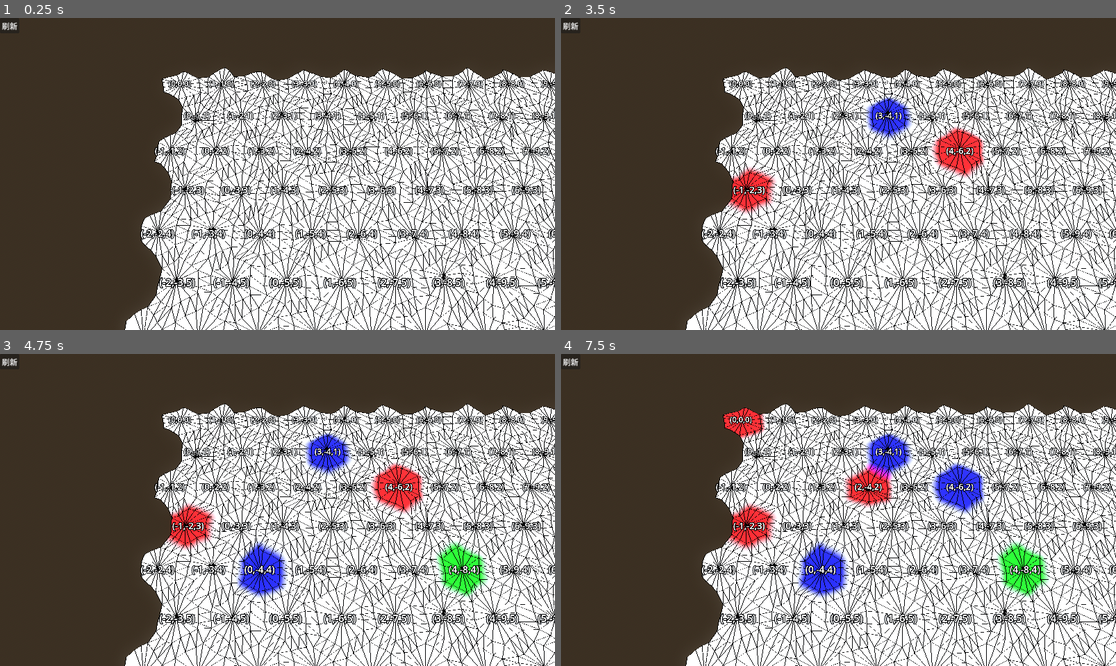
Above: before the commit, frames 1-4 (two rows, left to right).
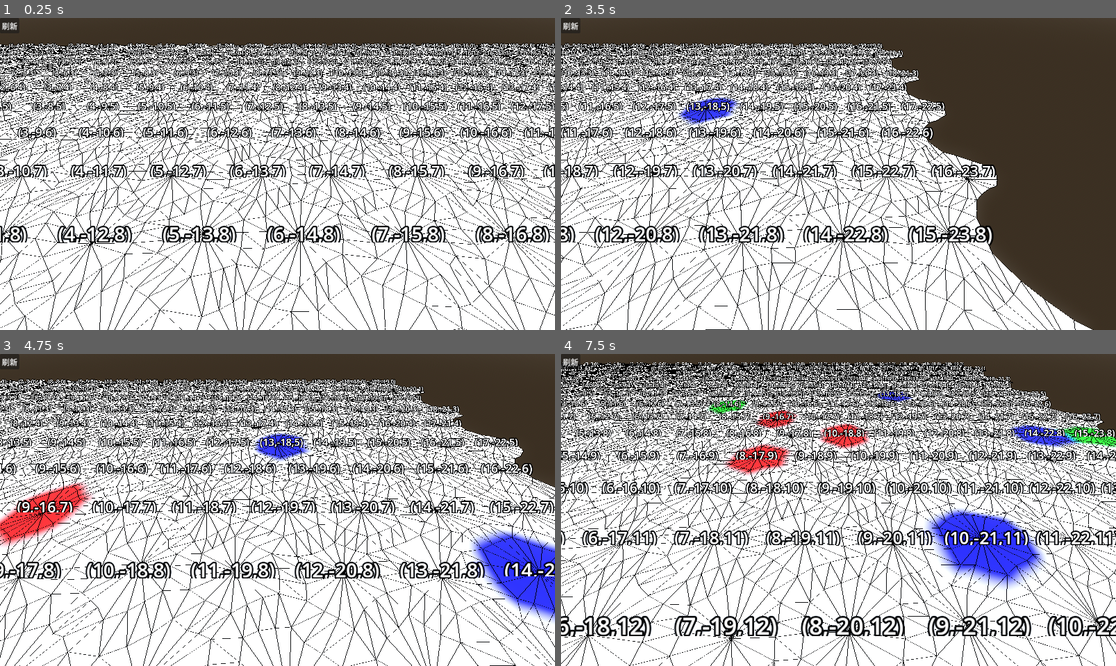
Above: after the commit, the same moments.

Repository: LiGameAcademy/godot_hex_map
Game: Godot game, scene res://scenes/main.tscn
The game is run twice, just before and just after one commit, with the same random seed, the same clock (stepped at 60 frames per second) and the same inputs.
Inputs (mouse positions are in pixels of both pictures, inside the frame that each line leads up to):
- Up to frame 1 (0.25 s): no input
- Up to frame 2 (3.5 s): click "刷新" at 0.5 s; tap Enter at 1.25 s; move the mouse to (960, 158) at 1.27 s; hold Right (ui_right) 1.28-2 s; tap 1 at 1.35 s; click (960, 158) at 1.42 s; drag from (727, 189) to (810, 236) at 2.02 s; tap Space at 2.75 s; move the mouse to (894, 105) at 2.77 s; hold Right (ui_right) from 2.78 s (still down); tap 3 at 2.85 s; click (894, 105) at 2.92 s
- Up to frame 3 (4.75 s): release Right (ui_right) at 3.5 s; drag from (249, 572) to (111, 463) at 3.52 s; tap Enter at 4.25 s; move the mouse to (444, 556) at 4.27 s; hold Left (ui_left) from 4.28 s (still down); tap 2 at 4.35 s; click (444, 556) at 4.42 s
- Up to frame 4 (7.5 s): release Left (ui_left) at 5 s; drag from (672, 463) to (755, 432) at 5.02 s; tap Space at 5.75 s; move the mouse to (866, 510) at 5.77 s; hold Down (ui_down) 5.78-6.5 s; tap 1 at 5.85 s; click (866, 510) at 5.92 s; drag from (755, 432) to (727, 525) at 6.52 s; tap Enter at 7.25 s; move the mouse to (960, 494) at 7.27 s; hold Up (ui_up) from 7.28 s (still down); tap 3 at 7.35 s; click (960, 494) at 7.42 s

The runs differ from the first frame. In frame 1, 53% of the frame differs, in the area x 0-100%, y 8-100%; in frame 2, 63%; in frame 3, 57%; in frame 4, 63%, in the area x 0-100%, y 2-100%.

Commit message:
15-大地图：战棋相机与小节

Diff:
--- /dev/null
+++ b/prefabs/hex_map_camera.gd
@@ -0,0 +1,93 @@
+extends Node3D
+class_name HexMapCamera
+
+@onready var swivel: Node3D = %Swivel
+@onready var spring_arm: SpringArm3D = %SpringArm3D
+
+@export var grid: HexGrid
+
+@export var length_max_zoom := 250.0
+@export var length_min_zoom := 45.0
+@export var swivel_angle_far := -90.0   # 最远时俯仰（度，负=向下）
+@export var swivel_angle_near := -45.0  # 最近时俯仰
+
+@export var move_speed_min_zoom := 400.0
+@export var move_speed_max_zoom := 100.0
+@export var rotation_speed := 72.0
+@export var zoom_wheel_step := 0.06
+@export var zoom_sensitivity := 1.0
+@export var zoom_middle_drag_scale := 0.002
+
+var _zoom := 1.0
+var _rotation_angle := 0.0
+var _middle_zoom_dragging := false
+
+func _ready() -> void:
+	_center_on_grid()
+	_apply_zoom()
+
+func _process(delta: float) -> void:
+	var rotation_delta := Input.get_axis("ui_rotate_left", "ui_rotate_right")
+	if rotation_delta != 0.0:
+		_adjust_rotation(rotation_delta, delta)
+	var x_delta := Input.get_axis("ui_left", "ui_right")
+	var z_delta := Input.get_axis("ui_up", "ui_down")
+
+	if x_delta != 0.0 or z_delta != 0.0:
+		_adjust_position(x_delta, z_delta, delta)
+
+func _unhandled_input(event: InputEvent) -> void:
+	if event is InputEventMouseButton:
+		if event.button_index == MOUSE_BUTTON_MIDDLE:
+			_middle_zoom_dragging = event.pressed
+			get_viewport().set_input_as_handled()
+		elif event.pressed:
+			if event.button_index == MOUSE_BUTTON_WHEEL_UP:
+				_adjust_zoom(zoom_wheel_step * zoom_sensitivity)
+				get_viewport().set_input_as_handled()
+			elif event.button_index == MOUSE_BUTTON_WHEEL_DOWN:
+				_adjust_zoom(-zoom_wheel_step * zoom_sensitivity)
+				get_viewport().set_input_as_handled()
+	elif event is InputEventMouseMotion and _middle_zoom_dragging:
+		# 上移拉近（_zoom↑）、下移拉远；与多数 RTS 相反时可改符号
+		_adjust_zoom(-event.relative.y * zoom_middle_drag_scale * zoom_sensitivity)
+		get_viewport().set_input_as_handled()
+
+func _adjust_position(x_delta: float, z_delta: float, dt: float) -> void:
+	var direction := (transform.basis * Vector3(x_delta, 0.0, z_delta)).normalized()
+	var damping : float = max(abs(x_delta), abs(z_delta))
+	var speed : float = lerp(move_speed_min_zoom, move_speed_max_zoom, _zoom)
+	var local_position := global_position + direction * speed * damping * dt
+	global_position = _clamp_position(local_position)
+
+func _clamp_position(local_position: Vector3) -> Vector3:
+	if not is_instance_valid(grid):
+		return local_position
+	var x_max := (grid.chunk_count_x * HexMetrics.CHUNK_SIZE_X - 0.5) * (HexMetrics.INNER_RADIUS * 2.0)
+	var z_max := (grid.chunk_count_z * HexMetrics.CHUNK_SIZE_Z - 1.0) * (HexMetrics.OUTER_RADIUS * 1.5)
+	local_position.x = clamp(local_position.x, 0.0, x_max)
+	local_position.z = clamp(local_position.z, 0.0, z_max)
+	return local_position
+
+func _adjust_rotation(delta: float, dt: float) -> void:
+	_rotation_angle += delta * rotation_speed * dt
+	if _rotation_angle < 0.0:
+		_rotation_angle += 360.0
+	elif _rotation_angle >= 360.0:
+		_rotation_angle -= 360.0
+	rotation_degrees.y = _rotation_angle
+
+func _adjust_zoom(delta: float) -> void:
+	_zoom = clamp(_zoom + delta, 0.0, 1.0)
+	_apply_zoom()
+
+func _apply_zoom() -> void:
+	spring_arm.spring_length = lerp(length_max_zoom, length_min_zoom, _zoom)
+	swivel.rotation_degrees.x = lerp(swivel_angle_far, swivel_angle_near, _zoom)
+
+func _center_on_grid() -> void:
+	if not is_instance_valid(grid):
+		return
+	var x_max := (grid.chunk_count_x * HexMetrics.CHUNK_SIZE_X - 0.5) * (HexMetrics.INNER_RADIUS * 2.0)
+	var z_max := (grid.chunk_count_z * HexMetrics.CHUNK_SIZE_Z - 1.0) * (HexMetrics.OUTER_RADIUS * 1.5)
+	global_position = Vector3(x_max * 0.5, 0.0, z_max * 0.5)
--- /dev/null
+++ b/prefabs/hex_map_camera.tscn
@@ -0,0 +1,15 @@
+[gd_scene format=3 uid="uid://bghxudgg2w8fb"]
+
+[ext_resource type="Script" uid="uid://n3lukix5lg53" path="res://prefabs/hex_map_camera.gd" id="1_4vdb4"]
+
+[node name="HexMapCamera" type="Node3D" unique_id=2101402743]
+script = ExtResource("1_4vdb4")
+
+[node name="Swivel" type="Node3D" parent="." unique_id=2040822311]
+unique_name_in_owner = true
+transform = Transform3D(1, 0, 0, 0, 0.70710677, 0.70710677, 0, -0.70710677, 0.70710677, 0, 0, 0)
+
+[node name="SpringArm3D" type="SpringArm3D" parent="Swivel" unique_id=1351108523]
+unique_name_in_owner = true
+
+[node name="Camera3D" type="Camera3D" parent="Swivel/SpringArm3D" unique_id=108246649]
--- a/project.godot
+++ b/project.godot
@@ -14,6 +14,51 @@
 run/main_scene="uid://xmk16gfwea4"
 config/features=PackedStringArray("4.6", "Forward Plus")
 
+[input]
+
+ui_left={
+"deadzone": 0.5,
+"events": [Object(InputEventKey,"resource_local_to_scene":false,"resource_name":"","device":0,"window_id":0,"alt_pressed":false,"shift_pressed":false,"ctrl_pressed":false,"meta_pressed":false,"pressed":false,"keycode":4194319,"physical_keycode":0,"key_label":0,"unicode":0,"location":0,"echo":false,"script":null)
+, Object(InputEventJoypadButton,"resource_local_to_scene":false,"resource_name":"","device":-1,"button_index":13,"pressure":0.0,"pressed":false,"script":null)
+, Object(InputEventJoypadMotion,"resource_local_to_scene":false,"resource_name":"","device":-1,"axis":0,"axis_value":-1.0,"script":null)
+, Object(InputEventKey,"resource_local_to_scene":false,"resource_name":"","device":-1,"window_id":0,"alt_pressed":false,"shift_pressed":false,"ctrl_pressed":false,"meta_pressed":false,"pressed":false,"keycode":0,"physical_keycode":65,"key_label":0,"unicode":97,"location":0,"echo":false,"script":null)
+]
+}
+ui_right={
+"deadzone": 0.5,
+"events": [Object(InputEventKey,"resource_local_to_scene":false,"resource_name":"","device":0,"window_id":0,"alt_pressed":false,"shift_pressed":false,"ctrl_pressed":false,"meta_pressed":false,"pressed":false,"keycode":4194321,"physical_keycode":0,"key_label":0,"unicode":0,"location":0,"echo":false,"script":null)
+, Object(InputEventJoypadButton,"resource_local_to_scene":false,"resource_name":"","device":-1,"button_index":14,"pressure":0.0,"pressed":false,"script":null)
+, Object(InputEventJoypadMotion,"resource_local_to_scene":false,"resource_name":"","device":-1,"axis":0,"axis_value":1.0,"script":null)
+, Object(InputEventKey,"resource_local_to_scene":false,"resource_name":"","device":-1,"window_id":0,"alt_pressed":false,"shift_pressed":false,"ctrl_pressed":false,"meta_pressed":false,"pressed":false,"keycode":0,"physical_keycode":68,"key_label":0,"unicode":100,"location":0,"echo":false,"script":null)
+]
+}
+ui_up={
+"deadzone": 0.5,
+"events": [Object(InputEventKey,"resource_local_to_scene":false,"resource_name":"","device":0,"window_id":0,"alt_pressed":false,"shift_pressed":false,"ctrl_pressed":false,"meta_pressed":false,"pressed":false,"keycode":4194320,"physical_keycode":0,"key_label":0,"unicode":0,"location":0,"echo":false,"script":null)
+, Object(InputEventJoypadButton,"resource_local_to_scene":false,"resource_name":"","device":-1,"button_index":11,"pressure":0.0,"pressed":false,"script":null)
+, Object(InputEventJoypadMotion,"resource_local_to_scene":false,"resource_name":"","device":-1,"axis":1,"axis_value":-1.0,"script":null)
+, Object(InputEventKey,"resource_local_to_scene":false,"resource_name":"","device":-1,"window_id":0,"alt_pressed":false,"shift_pressed":false,"ctrl_pressed":false,"meta_pressed":false,"pressed":false,"keycode":0,"physical_keycode":87,"key_label":0,"unicode":119,"location":0,"echo":false,"script":null)
+]
+}
+ui_down={
+"deadzone": 0.5,
+"events": [Object(InputEventKey,"resource_local_to_scene":false,"resource_name":"","device":0,"window_id":0,"alt_pressed":false,"shift_pressed":false,"ctrl_pressed":false,"meta_pressed":false,"pressed":false,"keycode":4194322,"physical_keycode":0,"key_label":0,"unicode":0,"location":0,"echo":false,"script":null)
+, Object(InputEventJoypadButton,"resource_local_to_scene":false,"resource_name":"","device":-1,"button_index":12,"pressure":0.0,"pressed":false,"script":null)
+, Object(InputEventJoypadMotion,"resource_local_to_scene":false,"resource_name":"","device":-1,"axis":1,"axis_value":1.0,"script":null)
+, Object(InputEventKey,"resource_local_to_scene":false,"resource_name":"","device":-1,"window_id":0,"alt_pressed":false,"shift_pressed":false,"ctrl_pressed":false,"meta_pressed":false,"pressed":false,"keycode":0,"physical_keycode":83,"key_label":0,"unicode":115,"location":0,"echo":false,"script":null)
+]
+}
+ui_rotate_left={
+"deadzone": 0.2,
+"events": [Object(InputEventKey,"resource_local_to_scene":false,"resource_name":"","device":-1,"window_id":0,"alt_pressed":false,"shift_pressed":false,"ctrl_pressed":false,"meta_pressed":false,"pressed":false,"keycode":0,"physical_keycode":81,"key_label":0,"unicode":113,"location":0,"echo":false,"script":null)
+]
+}
+ui_rotate_right={
+"deadzone": 0.2,
+"events": [Object(InputEventKey,"resource_local_to_scene":false,"resource_name":"","device":-1,"window_id":0,"alt_pressed":false,"shift_pressed":false,"ctrl_pressed":false,"meta_pressed":false,"pressed":false,"keycode":0,"physical_keycode":69,"key_label":0,"unicode":101,"location":0,"echo":false,"script":null)
+]
+}
+
 [physics]
 
 3d/physics_engine="Jolt Physics"
--- a/scenes/main.tscn
+++ b/scenes/main.tscn
@@ -2,6 +2,7 @@
 
 [ext_resource type="PackedScene" uid="uid://r8bbikpwg6vq" path="res://prefabs/hex_grid.tscn" id="1_o5qli"]
 [ext_resource type="Script" uid="uid://dmgota36soris" path="res://scripts/hex_map_editor.gd" id="2_0wfyh"]
+[ext_resource type="PackedScene" uid="uid://bghxudgg2w8fb" path="res://prefabs/hex_map_camera.tscn" id="2_sugp2"]
 
 [sub_resource type="ProceduralSkyMaterial" id="ProceduralSkyMaterial_sgp6g"]
 sky_horizon_color = Color(0.66224277, 0.6717428, 0.6867428, 1)
@@ -25,10 +26,11 @@
 transform = Transform3D(-0.8660254, -0.43301278, 0.25, 0, 0.49999997, 0.86602545, -0.50000006, 0.75, -0.43301266, 0, 0, 0)
 shadow_enabled = true
 
-[node name="Camera3D" type="Camera3D" parent="." unique_id=1221994758]
-transform = Transform3D(1, 0, 0, 0, 0.2654383, 0.96412784, 0, -0.96412784, 0.2654383, 40.72754, 72.73242, 58.94879)
+[node name="HexGrid" parent="." unique_id=258472898 instance=ExtResource("1_o5qli")]
 
-[node name="HexGrid" parent="." unique_id=258472898 instance=ExtResource("1_o5qli")]
+[node name="HexMapCamera" parent="." unique_id=2101402743 node_paths=PackedStringArray("grid") instance=ExtResource("2_sugp2")]
+transform = Transform3D(1, 0, 0, 0, 1, 0, 0, 0, 1, 0, 57.87253, 0)
+grid = NodePath("../HexGrid")
 
 [node name="HexMapEditor" type="Node" parent="." unique_id=1904008612 node_paths=PackedStringArray("hex_grid")]
 script = ExtResource("2_0wfyh")
Not shown, added: prefabs/hex_map_camera.gd.uid
